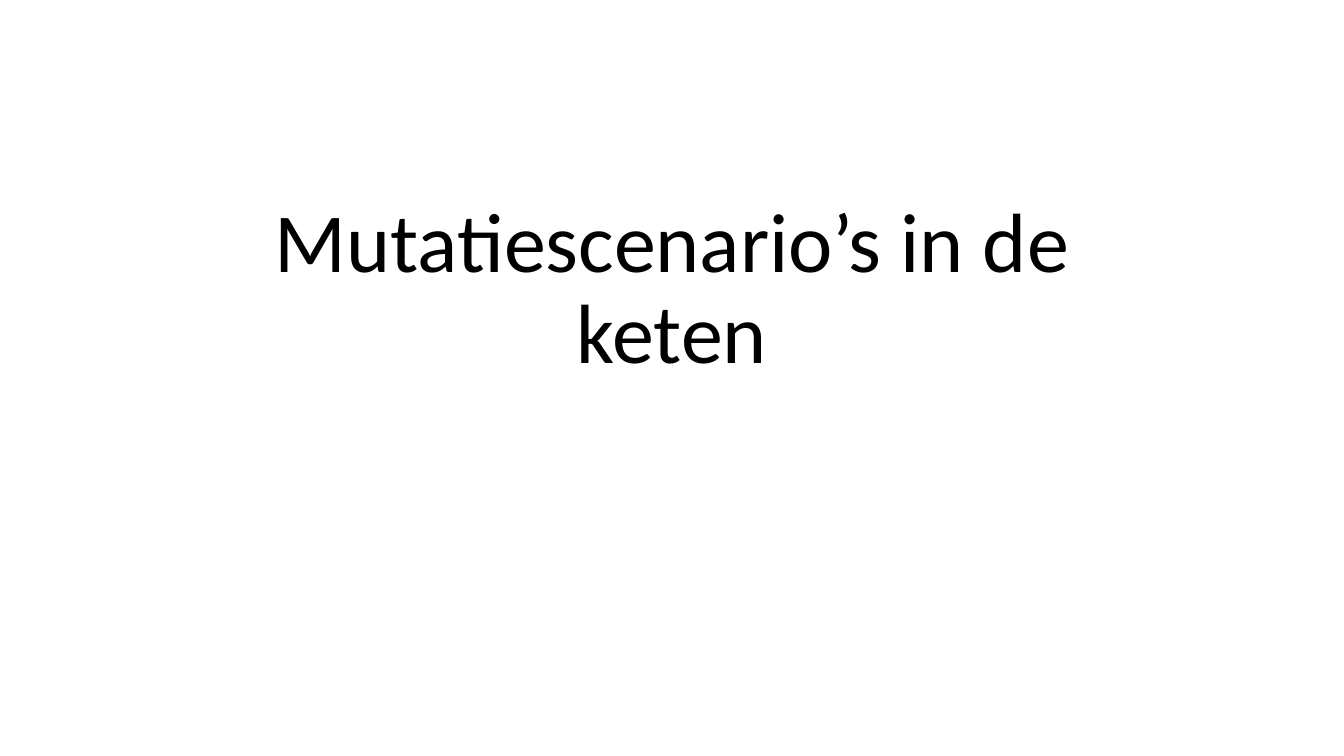
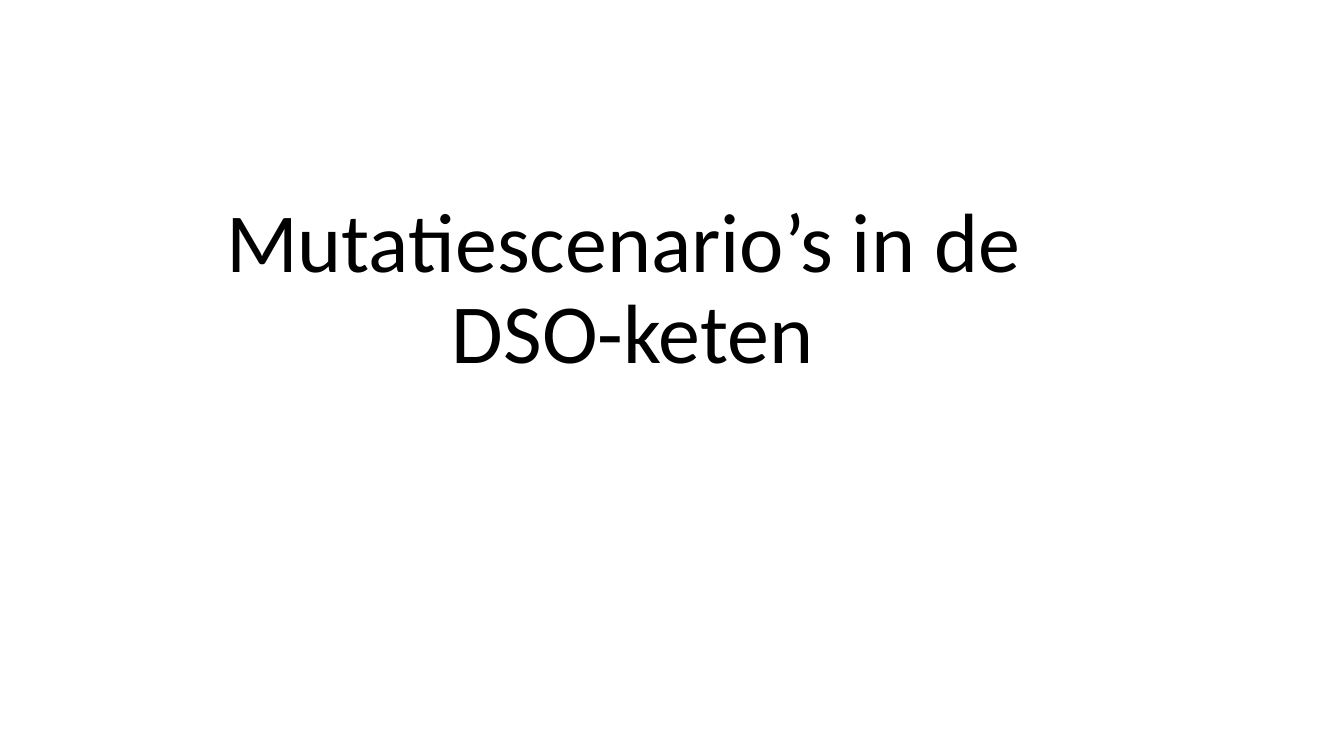
Before and after one commit to Geonovum/xml_omgevingsplan_gemeentestad, a slide deck: slide 1 of Submutatiescenario_s.pptx. Drawn at 1344x756 pixels with LibreOffice and Linux fonts; fonts in the diff are those of the drawing. Boxes give left, top, right and bottom in pixels: in the first picture for what was removed or moved away, otherwise in the second. Text is boxed around its words. In the diff, an @@ line names an element or a change of style, - is before the commit and + after.

```diff
--- a/Submutatiescenario_s.pptx
+++ b/Submutatiescenario_s.pptx
@@ title at (226, 213, 1020, 364): text changed @@
-Mutatiescenario’s in de keten
+Mutatiescenario’s in de
+DSO-keten
```
Also in this commit, not shown: 4 other slides changed, 4 slides added.
